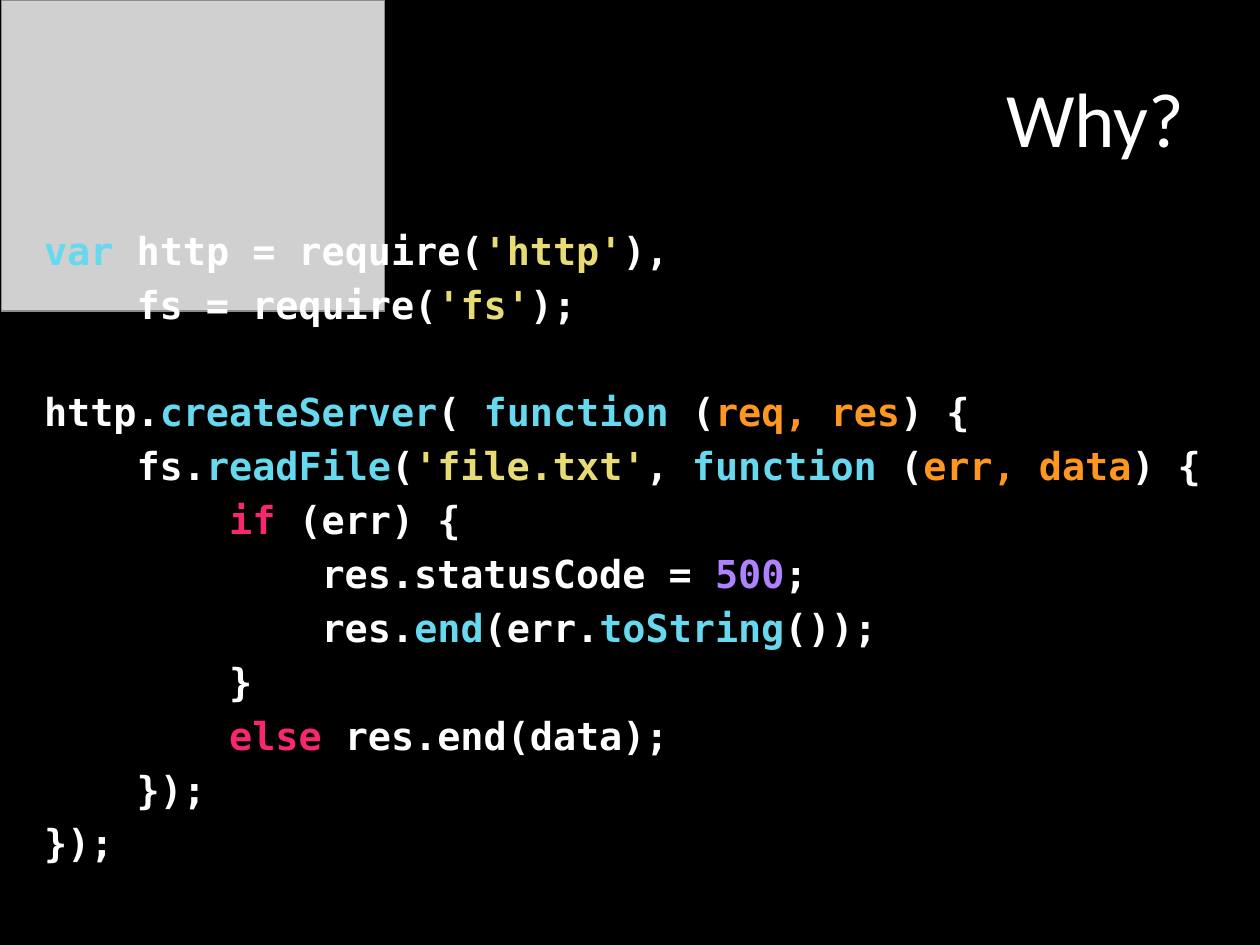
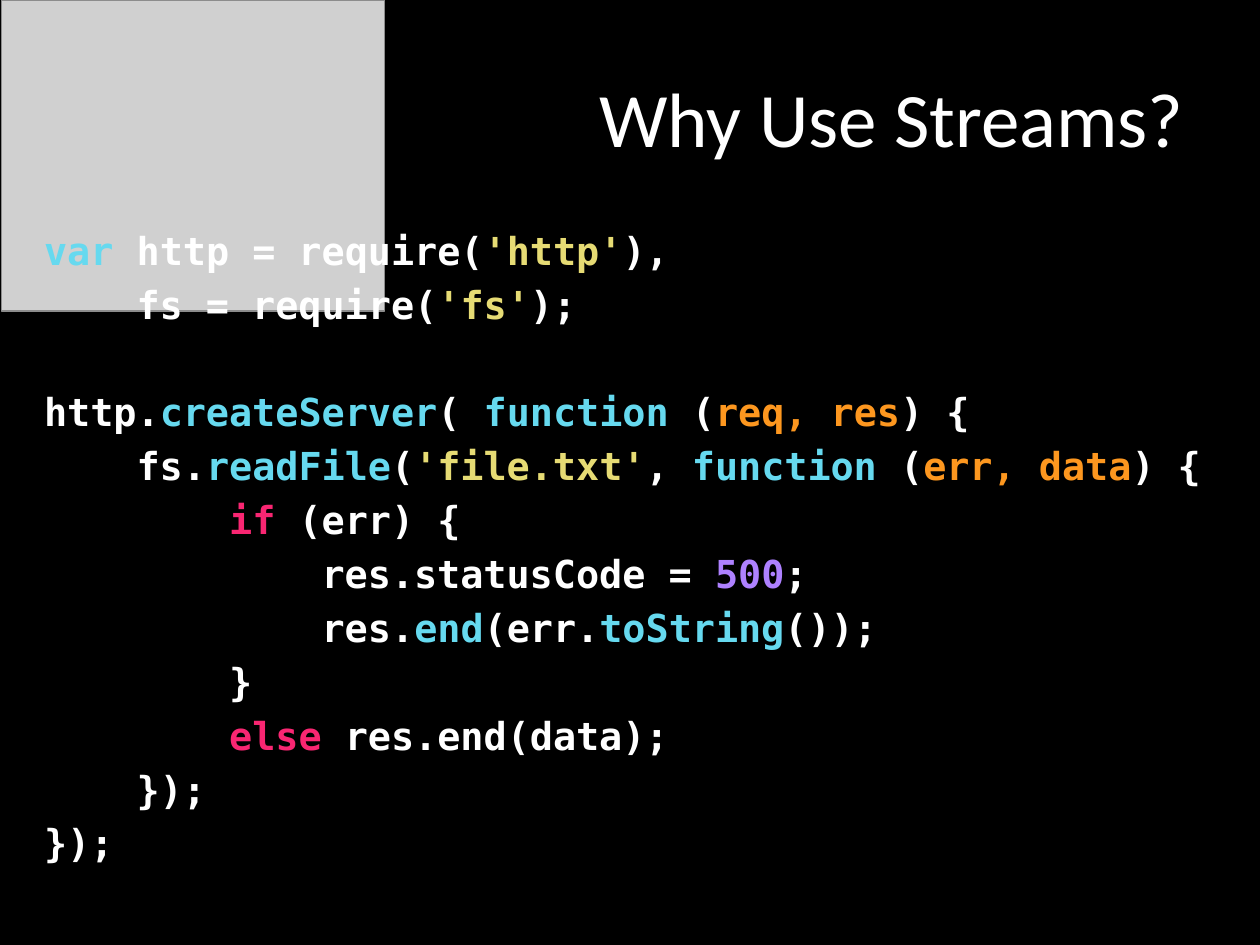
Before and after one commit to mattpodwysocki/SDC2013, a slide deck: slide 11 of SDC2013.pptx. Drawn at 1260x945 pixels with LibreOffice and Linux fonts; fonts in the diff are those of the drawing; grey boxes stand for pictures. Boxes give left, top, right and bottom in pixels: in the first picture for what was removed or moved away, otherwise in the second. Text is boxed around its words. In the diff, an @@ line names an element or a change of style, - is before the commit and + after.

```diff
--- a/SDC2013.pptx
+++ b/SDC2013.pptx
@@ title at (599, 93, 1183, 160): text changed @@
-Why?
+Why Use Streams?
```
Also in this commit, not shown: 4 other slides changed, 1 slide added, 2 slides removed, 10 other files.
